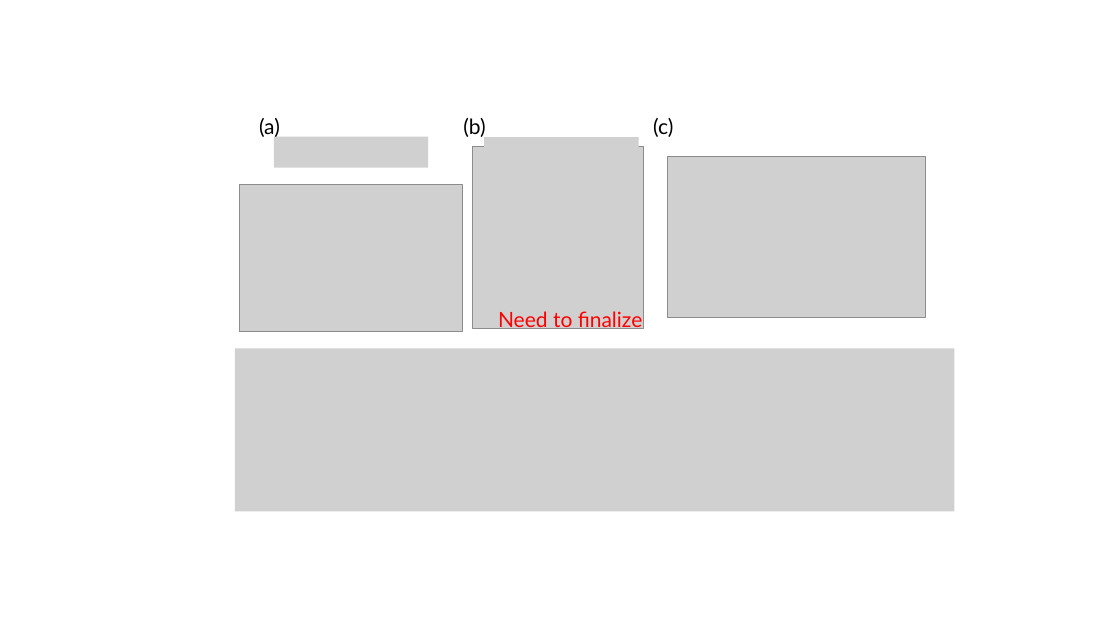
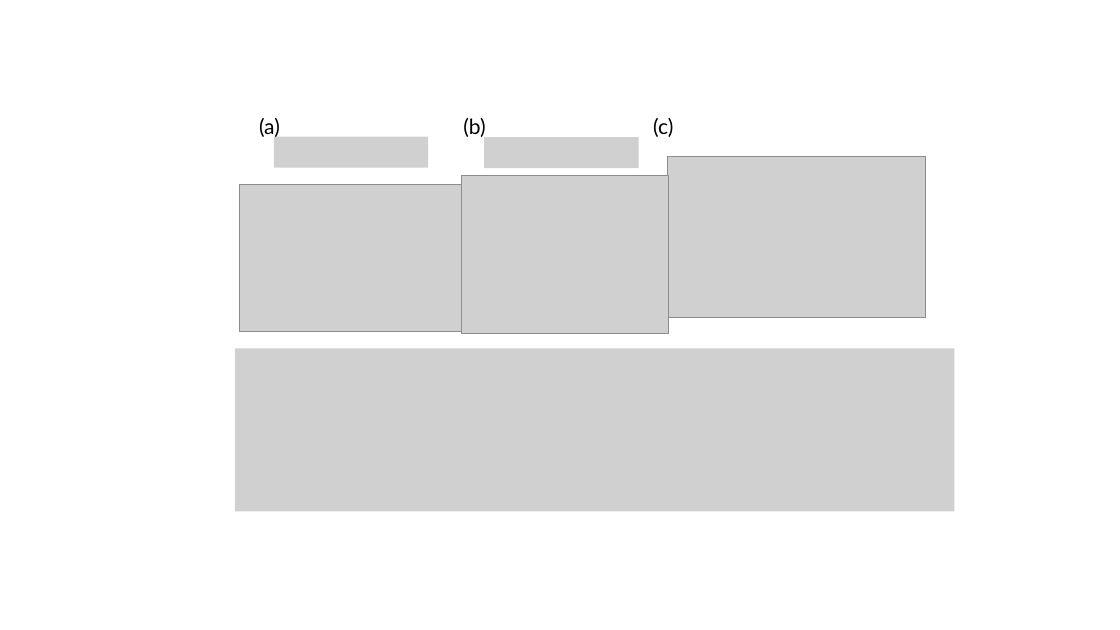
Before and after one commit to tyokokur/presentations, a slide deck: slide 2 of SYSG3_paper.pptx. Drawn at 1120x630 pixels with LibreOffice and Linux fonts; fonts in the diff are those of the drawing; grey boxes stand for pictures. Boxes give left, top, right and bottom in pixels: in the first picture for what was removed or moved away, otherwise in the second. Text is boxed around its words. In the diff, an @@ line names an element or a change of style, - is before the commit and + after.

```diff
--- a/SYSG3_paper.pptx
+++ b/SYSG3_paper.pptx
@@ picture: place and size @@
-picture at bbox=[473, 146, 644, 329]
+picture at bbox=[462, 176, 669, 333]
@@ text removed at bbox=[498, 311, 643, 332] @@
-Need to finalize
```
Also in this commit, not shown: 5 other slides changed, 1 slide added, 1 slide removed.
